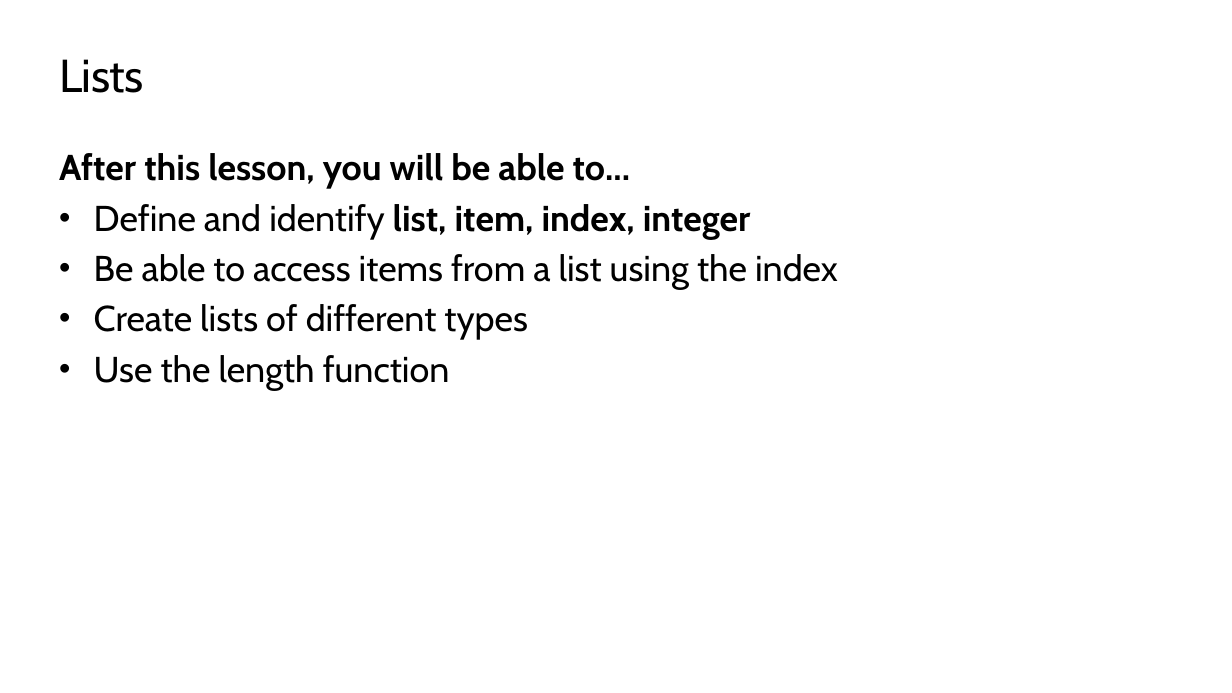
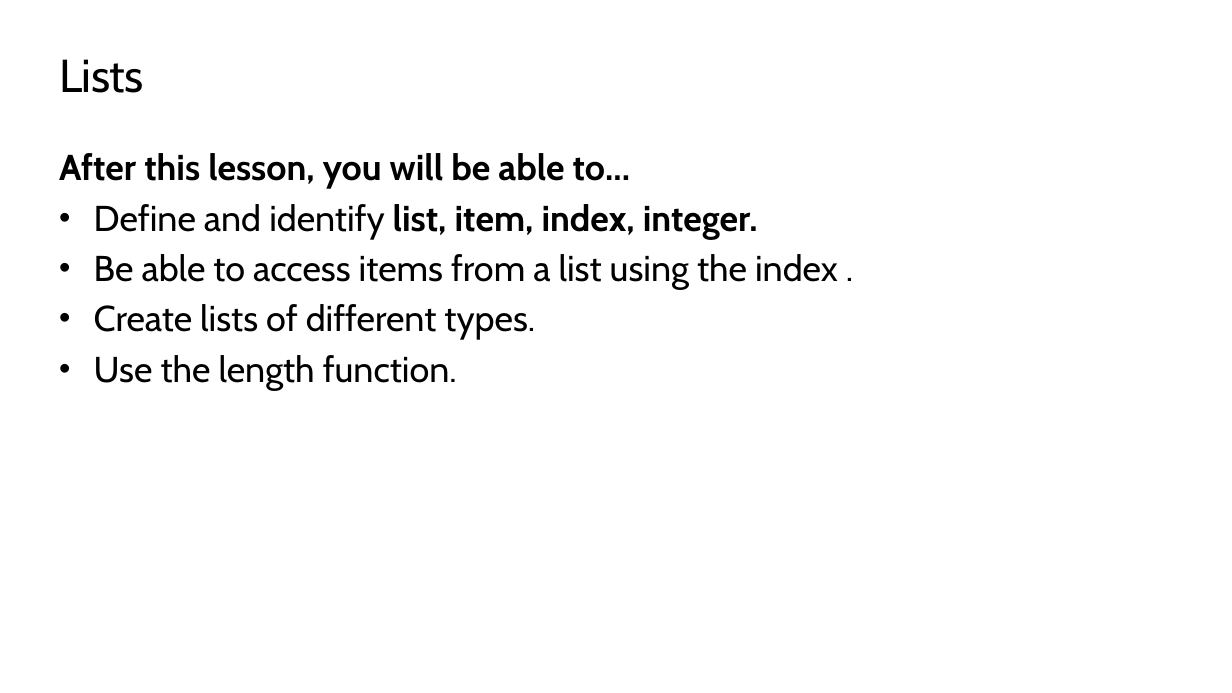
Before and after one commit to TEALSK12/2nd-semester-introduction-to-computer-science, a slide deck: slide 2 of docs/units/2_unit/slidedecks/Intro Python 2.04 TEALS.pptx. Drawn at 1232x693 pixels with LibreOffice and Linux fonts; fonts in the diff are those of the drawing; background and template pictures are left out. Boxes give left, top, right and bottom in pixels: in the first picture for what was removed or moved away, otherwise in the second. Text is boxed around its words. In the diff, an @@ line names an element or a change of style, - is before the commit and + after.

Commit message:
Updated 2.04 Slide deck

```diff
--- a/docs/units/2_unit/slidedecks/Intro Python 2.04 TEALS.pptx
+++ b/docs/units/2_unit/slidedecks/Intro Python 2.04 TEALS.pptx
@@ text at box(94, 204, 838, 391): text changed @@
-• Define and identify list, item, index, integer
-• Be able to access items from a list using the index
-• Create lists of different types
-• Use the length function
+• Define and identify list, item, index, integer.
+• Be able to access items from a list using the index .
+• Create lists of different types.
+• Use the length function.
```
Also in this commit, not shown: 7 other slides changed, 1 slide added, 1 other file.
